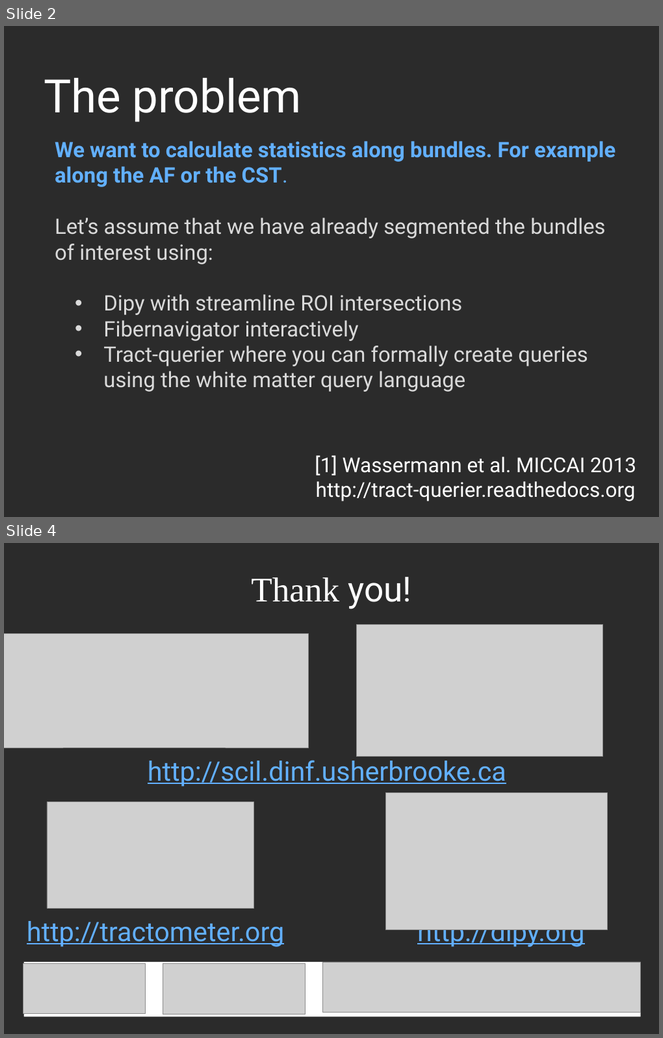
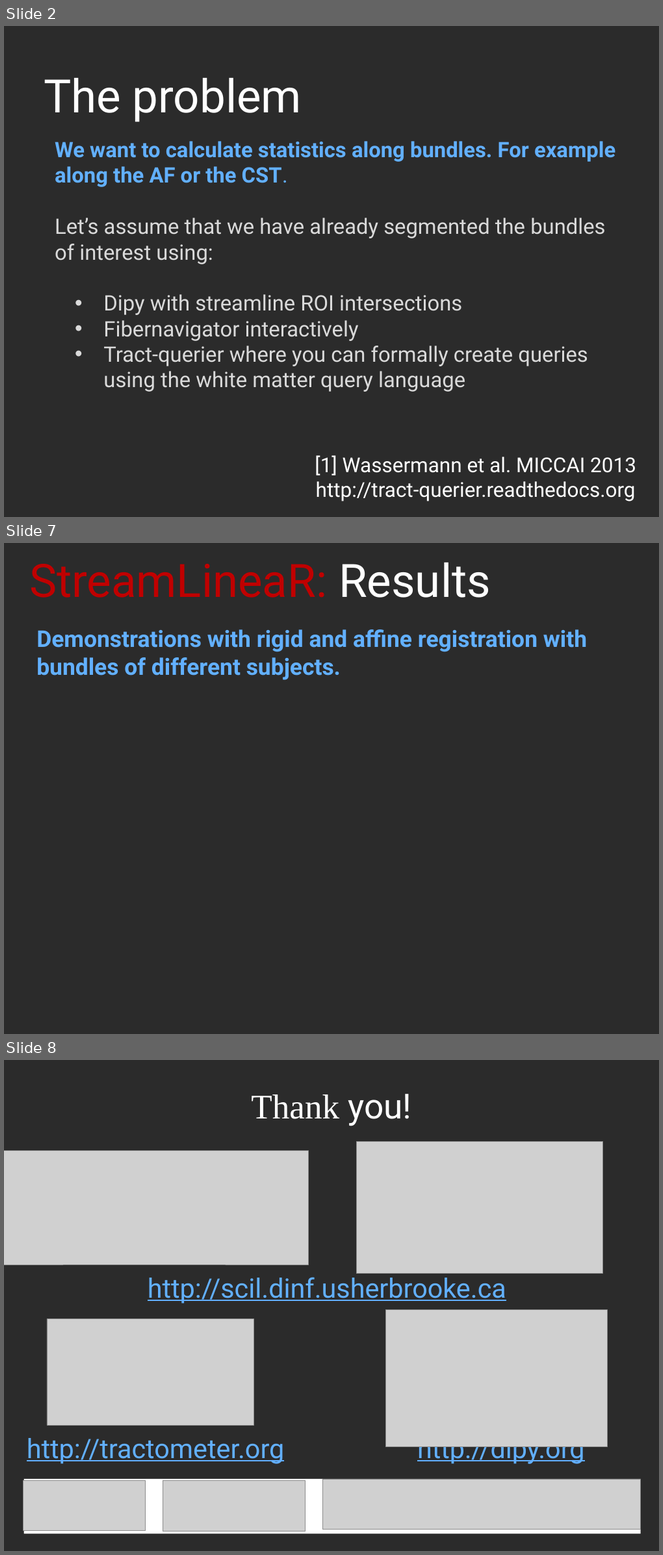
Before and after one commit to Garyfallidis/meta_didaktoriko, a slide deck: ismrm2014/oral/bundle_alignment.ppt. Shown one above the other, each under a label of ours: slides 2 and 4 before the commit, slides 2, 7 and 8 after it; the slides between them are not shown. The pictures are 663x1038 and 663x1555 pixels, drawn with LibreOffice and Linux fonts; fonts in the diff are those of the drawing; grey boxes stand for pictures; background and template pictures are left out; a plain dark background stands for a picture behind light text. Boxes give left, top, right and bottom in pixels: in the first picture for what was removed or moved away, otherwise in the second. Text is boxed around its words. In the diff, an @@ line names an element or a change of style, - is before the commit and + after.

```diff
--- a/ismrm2014/oral/bundle_alignment.ppt
+++ b/ismrm2014/oral/bundle_alignment.ppt
@@ slide 7 added at [4, 543, 659, 1034], background picture (left out) @@
@@ title added at [29, 563, 491, 598], 72 pt, text #C00000 @@
+StreamLineaR: Results
@@ text added at [36, 629, 587, 680], 36 pt, text #62B0FF, bold @@
+Demonstrations with rigid and affine registration with bundles of different subjects.
@@ what was slide 4 is now slide 8 @@
```
Also in this commit, not shown: 1 slide changed, 3 other slides added, 3 other files.
